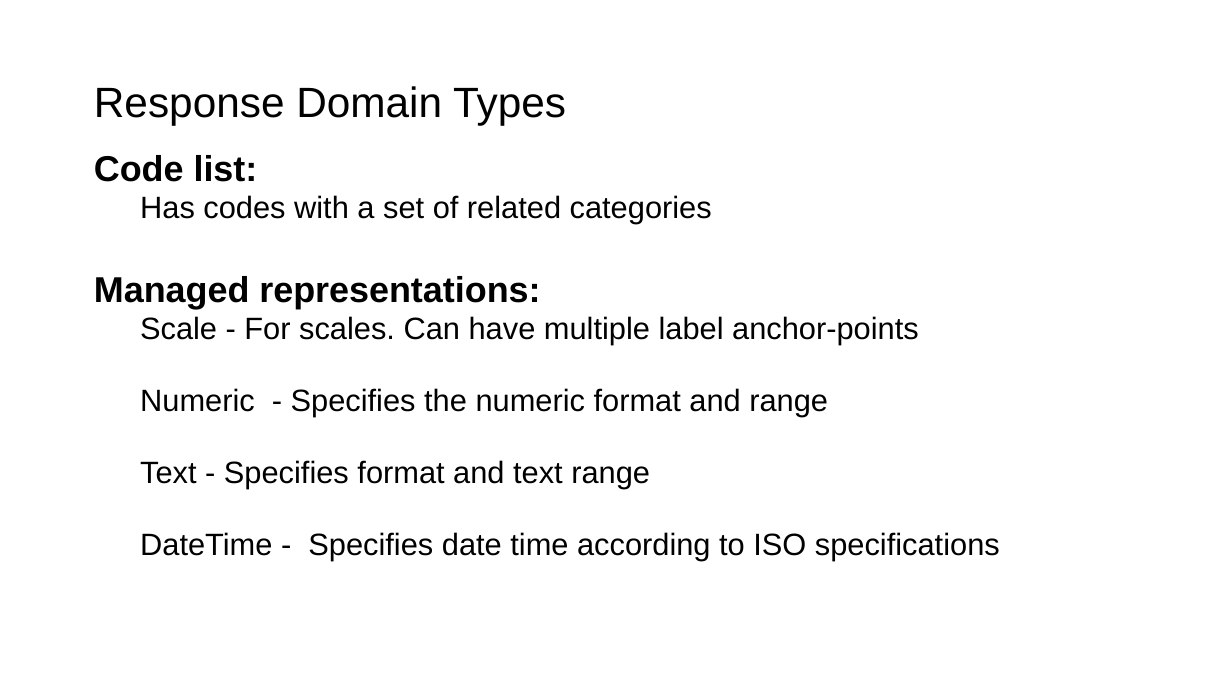
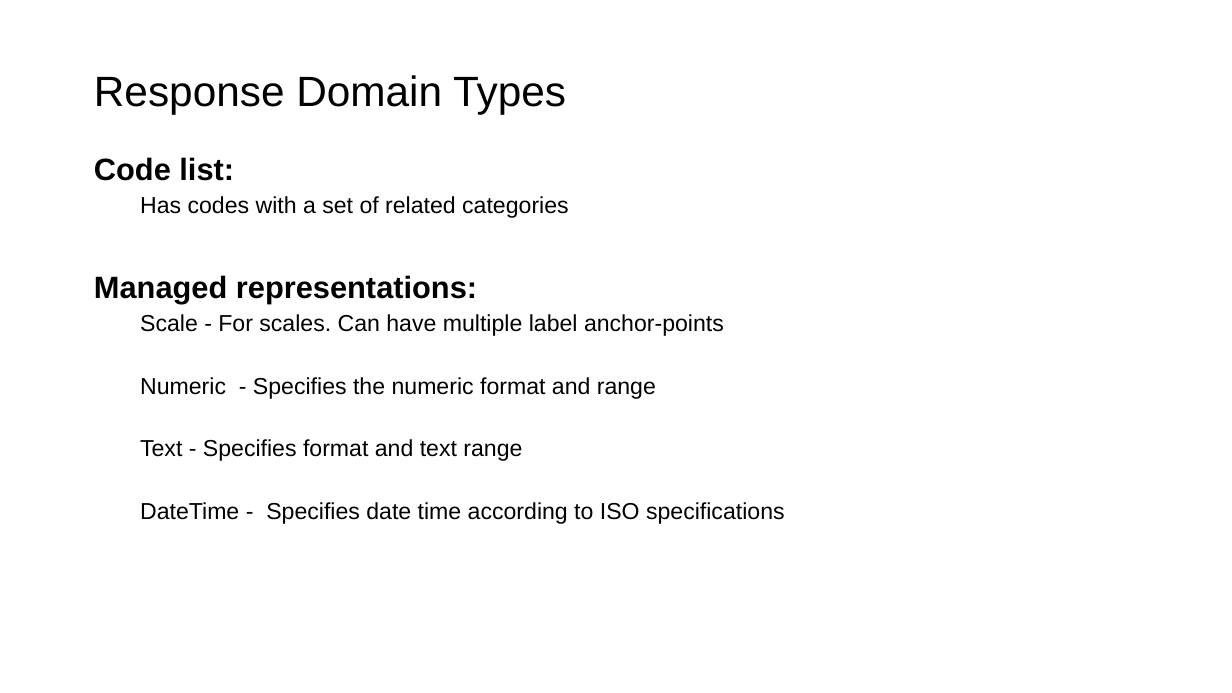
Before and after one commit to CLOSER-Cohorts/training-development, a slide deck: slide 5 of templates/ddi-reference.pptx. Drawn at 1232x693 pixels with LibreOffice and Linux fonts; fonts in the diff are those of the drawing; background and template pictures are left out. Boxes give left, top, right and bottom in pixels: in the first picture for what was removed or moved away, otherwise in the second. Text is boxed around its words. In the diff, an @@ line names an element or a change of style, - is before the commit and + after.

Commit message:
formatting changes to template

```diff
--- a/templates/ddi-reference.pptx
+++ b/templates/ddi-reference.pptx
@@ title "Response Domain Types": place and size @@
-title "Response Domain Types" at (94,86,566,125)
+title "Response Domain Types" at (94,75,566,115)
@@ text "Code list:" at (94,157,785,524): size 28 to 24 pt in "Code list:", "Managed representations:"; size 24 to 18 pt in "Has codes with a set of related ...", "Scale - For scales. Can have multiple ...", "Numeric - Specifies the numeric format and ...", "Text - Specifies format and text range" and 1 more places; line spacing 0.8 to 0.9 @@
```
Also in this commit, not shown: 7 other slides changed.
